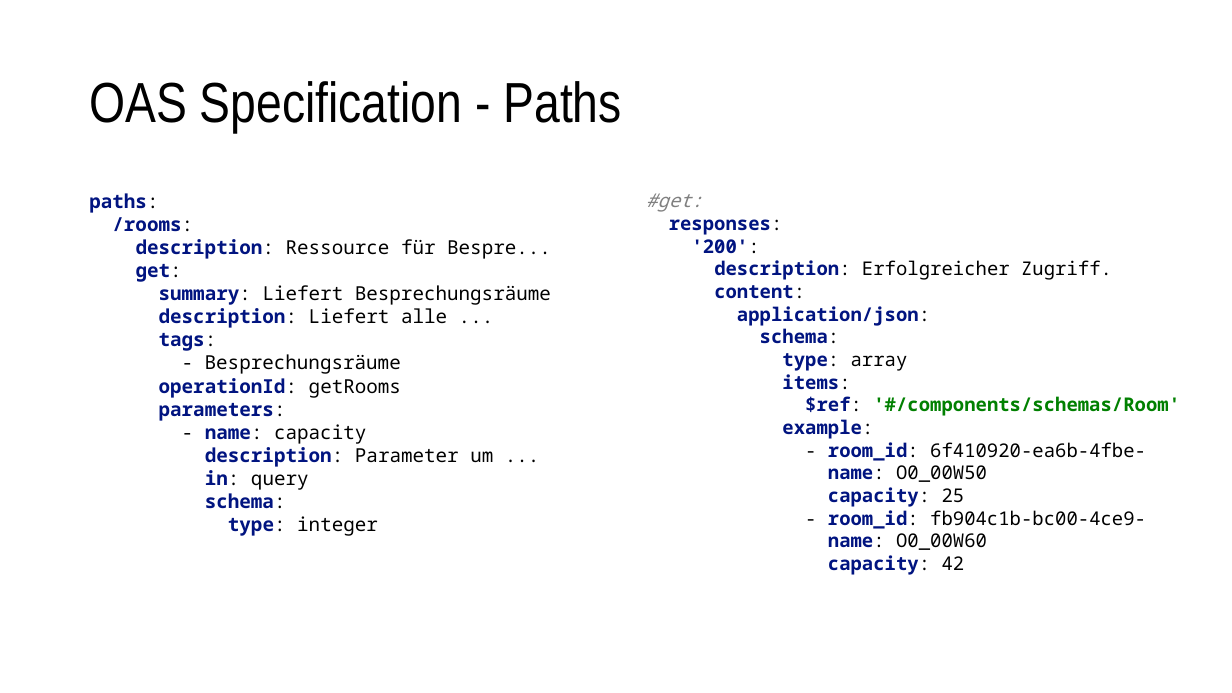
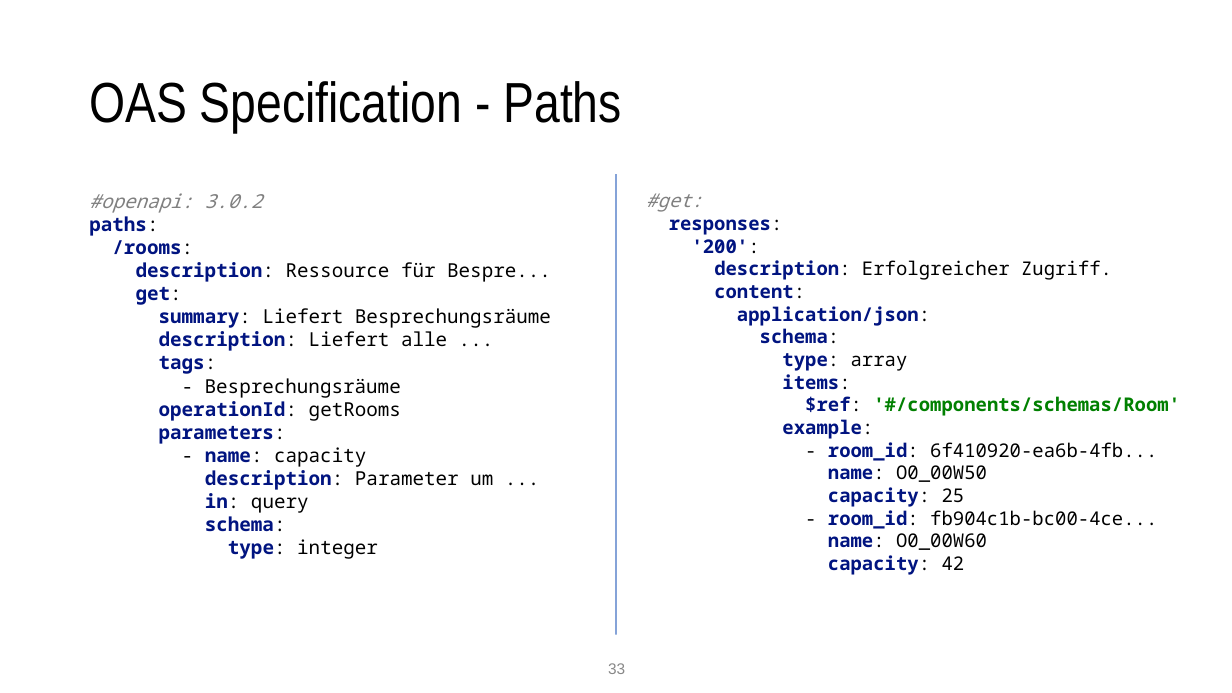
Before and after one commit to nordlb-public/techtalks, a slide deck: slide 33 of 01-api-design/präsentation.pptx (slide 32 before the commit). Drawn at 1232x693 pixels with LibreOffice and Linux fonts; fonts in the diff are those of the drawing. Boxes give left, top, right and bottom in pixels: in the first picture for what was removed or moved away, otherwise in the second. Text is boxed around its words. In the diff, an @@ line names an element or a change of style, - is before the commit and + after.

```diff
--- a/01-api-design/präsentation.pptx
+++ b/01-api-design/präsentation.pptx
@@ line added from (616, 635) to (616, 174), #4472C4 1 pt @@
@@ text at box(89, 193, 263, 213): paragraph added @@
+#openapi: 3.0.2
@@ text at box(828, 442, 1157, 461): text changed @@
-- room_id: 6f410920-ea6b-4fbe-
+- room_id: 6f410920-ea6b-4fb...
@@ text at box(828, 510, 1157, 529): text changed @@
-- room_id: fb904c1b-bc00-4ce9-
+- room_id: fb904c1b-bc00-4ce...
@@ page number added at box(608, 663, 625, 674), 12 pt, text #888888 @@
+33
```
Also in this commit, not shown: 24 other slides changed, 11 slides added, 1 slide removed, 3 other files.
